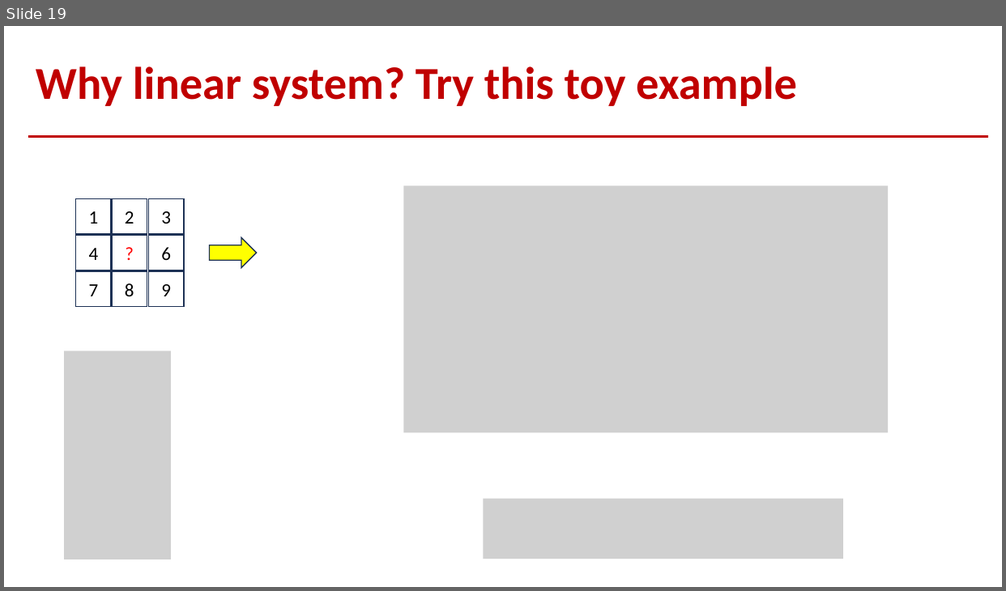
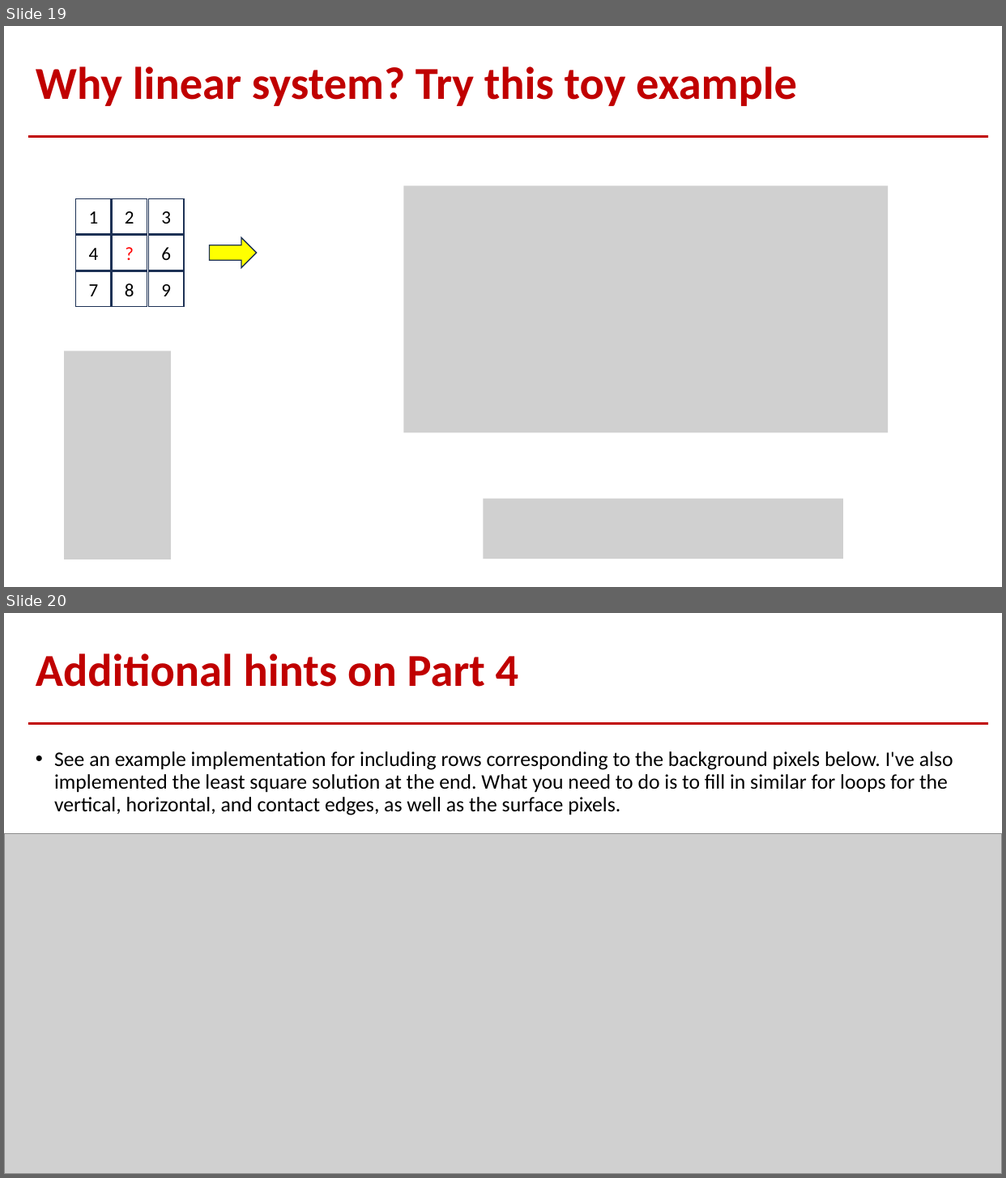
Before and after one commit to pujols/OSU_CSE_5524_2025AU, a slide deck: HW_1_programming_set/HW_1_programming/HW1.pptx. Shown one above the other, each under a label of ours: slide 19 before the commit, slides 19 and 20 after it. The pictures are 1006x591 and 1006x1178 pixels, drawn with LibreOffice and Linux fonts; fonts in the diff are those of the drawing; grey boxes stand for pictures. Boxes give left, top, right and bottom in pixels: in the first picture for what was removed or moved away, otherwise in the second. Text is boxed around its words. In the diff, an @@ line names an element or a change of style, - is before the commit and + after.

```diff
--- a/HW_1_programming_set/HW_1_programming/HW1.pptx
+++ b/HW_1_programming_set/HW_1_programming/HW1.pptx
@@ slide 20 added at bbox=[4, 613, 1002, 1174], background #FFFFFF; not listed: 1 template element that a slide beside it also shows @@
@@ title added at bbox=[36, 653, 519, 687], 44 pt, text #C00000, bold @@
+Additional hints on Part 4
@@ text added at bbox=[54, 752, 953, 815], 20 pt, text #000000 @@
+• See an example implementation for including rows corresponding to the background pixels below. I've also implemented the least square solution at the end. What you need to do is to fill in similar for loops for the vertical, horizontal, and contact edges, as well as the surface pixels.
@@ picture added at bbox=[4, 834, 1002, 1174] @@
```
Also in this commit, not shown: 1 slide changed, 1 other file.
